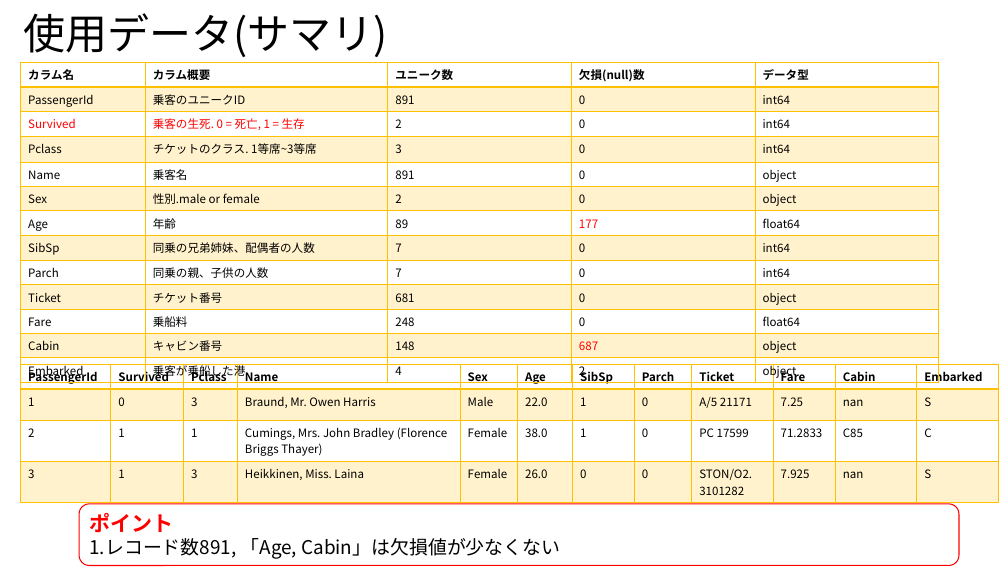
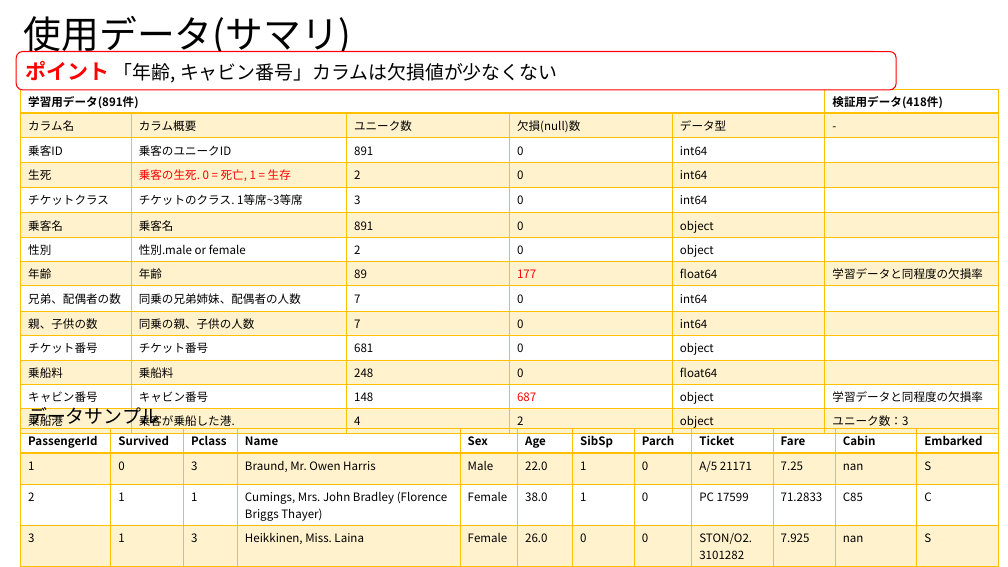
Before and after one commit to SYCastle/data_analysis, a slide deck: slide 3 of 分析報告_フォーマット1.pptx. Drawn at 1008x567 pixels with LibreOffice and Linux fonts; fonts in the diff are those of the drawing. Boxes give left, top, right and bottom in pixels: in the first picture for what was removed or moved away, otherwise in the second. Text is boxed around its words. In the diff, an @@ line names an element or a change of style, - is before the commit and + after.

```diff
--- a/分析報告_フォーマット1.pptx
+++ b/分析報告_フォーマット1.pptx
@@ title "使用データ(サマリ)" at <box>24,16,352,52</box>: size 40 to 36 pt @@
@@ rounded rectangle "ポイント 「年齢, キャビン番号」カラムは欠損値が少なくない": place and size @@
-rounded rectangle "ポイント 「年齢, キャビン番号」カラムは欠損値が少なくない" at <box>79,504,960,566</box>
+rounded rectangle "ポイント 「年齢, キャビン番号」カラムは欠損値が少なくない" at <box>16,51,896,90</box>
@@ table at <box>20,89,999,434</box> @@
-カラム名 | カラム概要 | ユニーク数 | 欠損(null)数 | データ型
-PassengerId | 乗客のユニークID | 891 | 0 | int64
-Survived | 乗客の生死. 0 = 死亡, 1 = 生存 | 2 | 0 | int64
-Pclass | チケットのクラス. 1等席~3等席 | 3 | 0 | int64
-Name | 乗客名 | 891 | 0 | object
-Sex | 性別.male or female | 2 | 0 | object
-Age | 年齢 | 89 | 177 | float64
-SibSp | 同乗の兄弟姉妹、配偶者の人数 | 7 | 0 | int64
-Parch | 同乗の親、子供の人数 | 7 | 0 | int64
-Ticket | チケット番号 | 681 | 0 | object
-Fare | 乗船料 | 248 | 0 | float64
-Cabin | キャビン番号 | 148 | 687 | object
-Embarked | 乗客が乗船した港. | 4 | 2 | object
+学習用データ(891件) |  |  |  |  | 検証用データ(418件)
+カラム名 | カラム概要 | ユニーク数 | 欠損(null)数 | データ型 | -
+乗客ID | 乗客のユニークID | 891 | 0 | int64 | 
+生死 | 乗客の生死. 0 = 死亡, 1 = 生存 | 2 | 0 | int64 | 
+チケットクラス | チケットのクラス. 1等席~3等席 | 3 | 0 | int64 | 
+乗客名 | 乗客名 | 891 | 0 | object | 
+性別 | 性別.male or female | 2 | 0 | object | 
+年齢 | 年齢 | 89 | 177 | float64 | 学習データと同程度の欠損率
+兄弟、配偶者の数 | 同乗の兄弟姉妹、配偶者の人数 | 7 | 0 | int64 | 
+親、子供の数 | 同乗の親、子供の人数 | 7 | 0 | int64 | 
+チケット番号 | チケット番号 | 681 | 0 | object | 
+乗船料 | 乗船料 | 248 | 0 | float64 | 
+キャビン番号 | キャビン番号 | 148 | 687 | object | 学習データと同程度の欠損率
+乗船港 | 乗客が乗船した港. | 4 | 2 | object | ユニーク数：3
@@ table: place and size @@
-table at <box>20,63,939,383</box>
+table at <box>20,89,999,434</box>
@@ text in rounded rectangle at <box>25,61,557,83</box>: text changed @@
-ポイント
-1.レコード数891, 「Age, Cabin」は欠損値が少なくない
+ポイント 「年齢, キャビン番号」カラムは欠損値が少なくない
@@ text added at <box>28,404,160,429</box>, 18 pt, text #000000 @@
+データサンプル
@@ table: place and size @@
-table at <box>20,364,999,499</box>
+table at <box>20,429,999,563</box>
```
Also in this commit, not shown: 8 other slides changed, 2 slides added, 1 slide removed.
